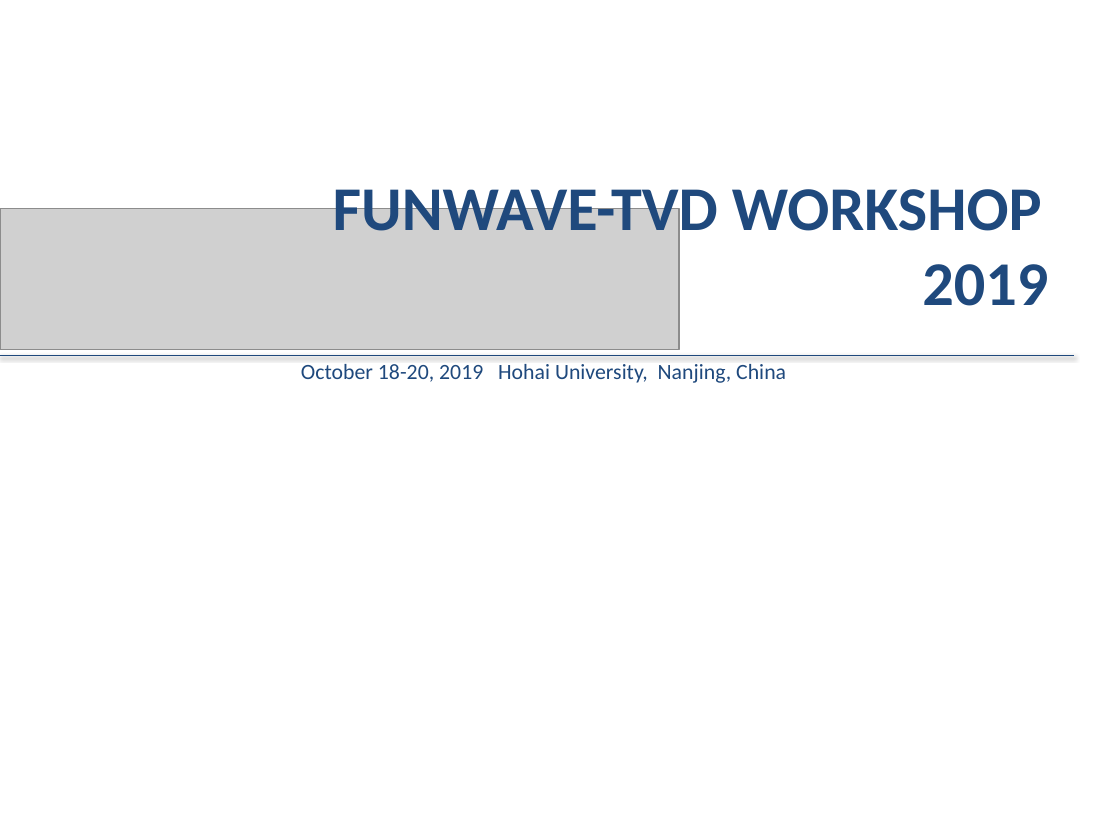
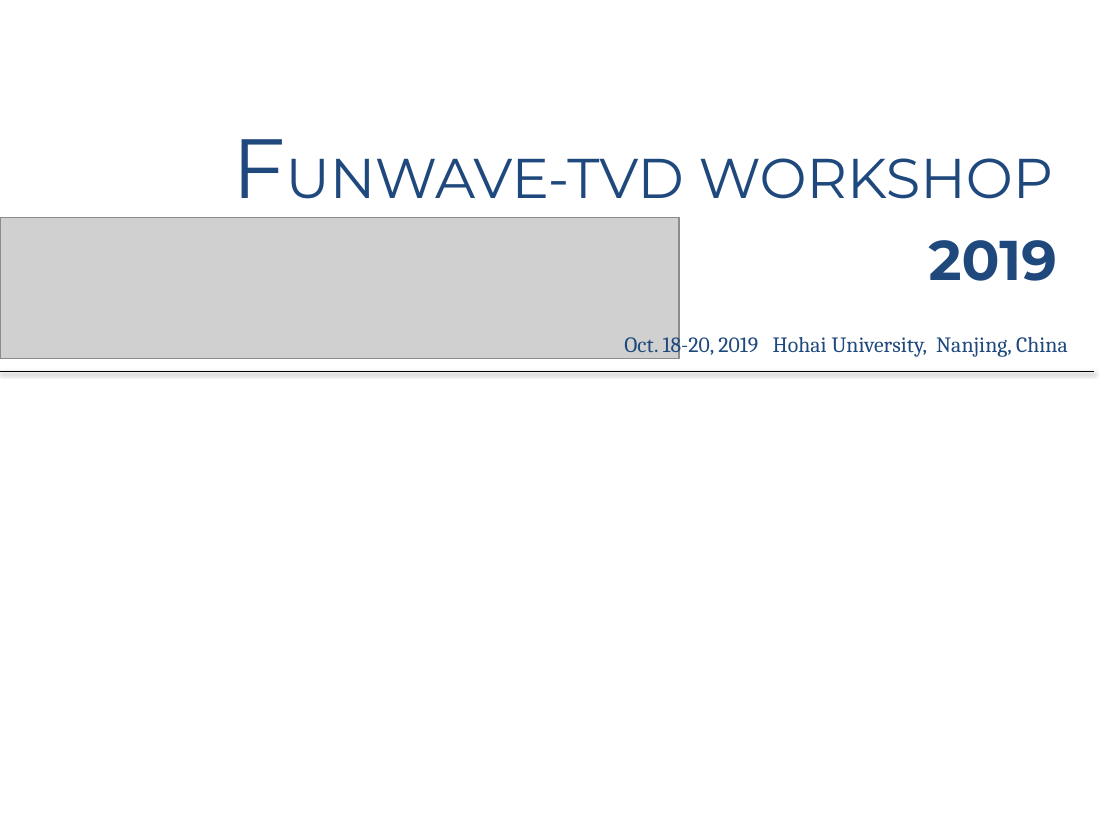
Before and after one commit to fengyanshi/fengyanshi.github.io, a slide deck: slide 3 of images/images.pptx. Drawn at 1120x840 pixels with LibreOffice and Linux fonts; fonts in the diff are those of the drawing; grey boxes stand for pictures; background and template pictures are left out. Boxes give left, top, right and bottom in pixels: in the first picture for what was removed or moved away, otherwise in the second. Text is boxed around its words. In the diff, an @@ line names an element or a change of style, - is before the commit and + after.

Commit message:
update workshop

```diff
--- a/images/images.pptx
+++ b/images/images.pptx
@@ text "FUNWAVE-TVD WORKSHOP": place and size @@
-text "FUNWAVE-TVD WORKSHOP" at [333,178,1048,306]
+text "FUNWAVE-TVD WORKSHOP" at [286,158,1057,281]
@@ text "FUNWAVE-TVD WORKSHOP" at [286,158,1057,281]: size 40 to 54 pt in "FUNWAVE-TVD"; size 40 to 36 pt, font Calibri to Montserrat; bold off in "FUNWAVE-TVD WORKSHOP"; more space between paragraphs @@
@@ picture: place and size @@
-picture at [0,209,679,351]
+picture at [0,217,679,358]
@@ text at [624,332,1068,358]: text changed; font Calibri to Cambria @@
-October 18-20, 2019 Hohai University, Nanjing, China
+Oct. 18-20, 2019 Hohai University, Nanjing, China
@@ line moved from (0, 355) - (1074, 355) to (0, 371) - (1094, 371) @@
@@ line (0, 371) - (1094, 371): stroke #1F497D 0.25 pt to #000000 0.25 pt @@
```
Also in this commit, not shown: 16 other files.
